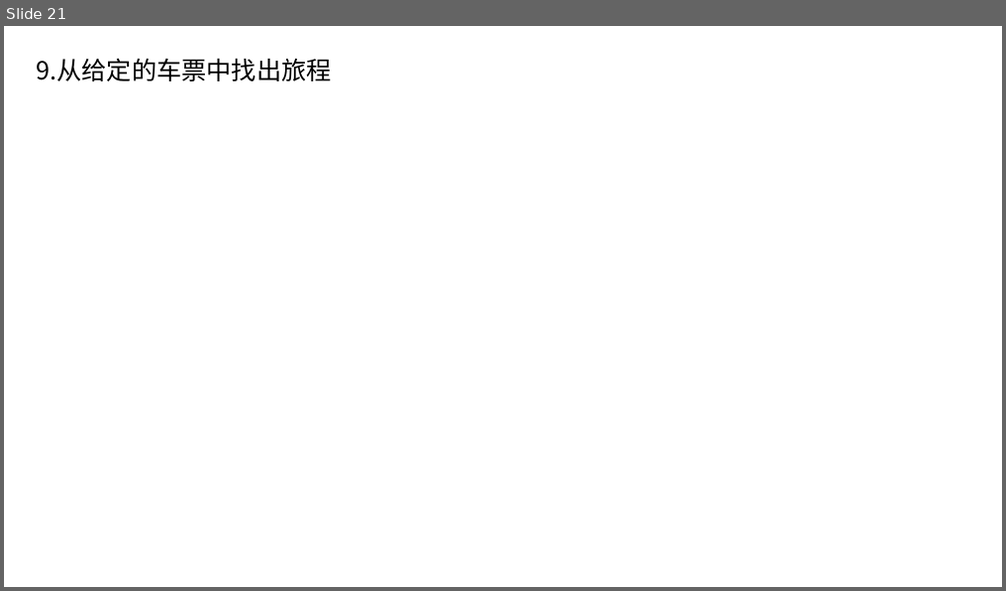
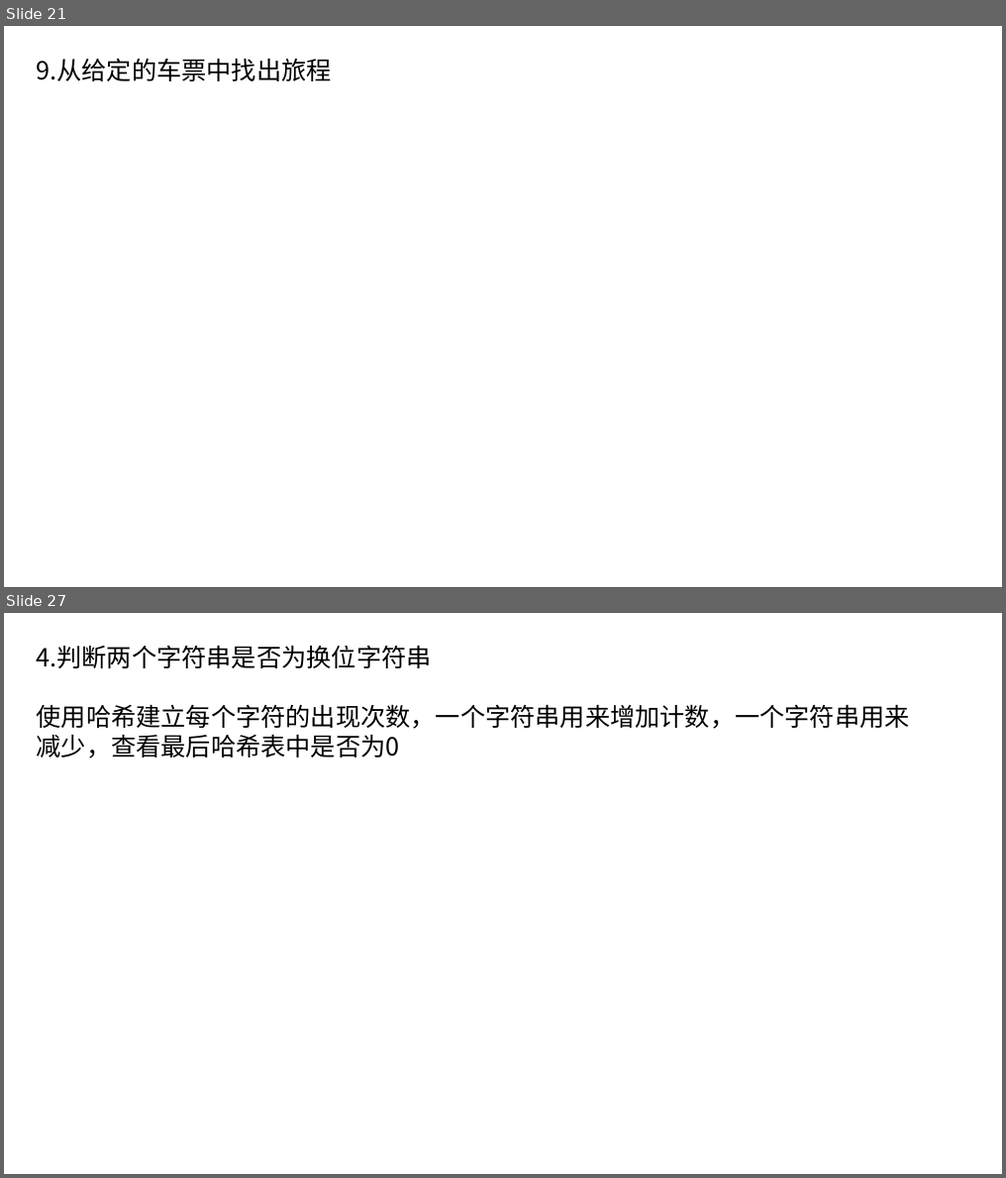
Before and after one commit to xiaojkql/Interview-Prepare, a slide deck: python程序员面试宝典.pptx. Shown one above the other, each under a label of ours: slide 21 before the commit, slides 21 and 27 after it; the slides between them are not shown. The pictures are 1006x591 and 1006x1178 pixels, drawn with LibreOffice and Linux fonts; fonts in the diff are those of the drawing. Boxes give left, top, right and bottom in pixels: in the first picture for what was removed or moved away, otherwise in the second. Text is boxed around its words. In the diff, an @@ line names an element or a change of style, - is before the commit and + after.

```diff
--- a/python程序员面试宝典.pptx
+++ b/python程序员面试宝典.pptx
@@ slide 27 added at bbox=[4, 613, 1002, 1174], background #FFFFFF @@
@@ text added at bbox=[37, 645, 910, 759], 24 pt, text #000000 @@
+4.判断两个字符串是否为换位字符串
+使用哈希建立每个字符的出现次数，一个字符串用来增加计数，一个字符串用来减少，查看最后哈希表中是否为0
```
Also in this commit, not shown: 1 slide changed, 14 other slides added, 6 other files.
